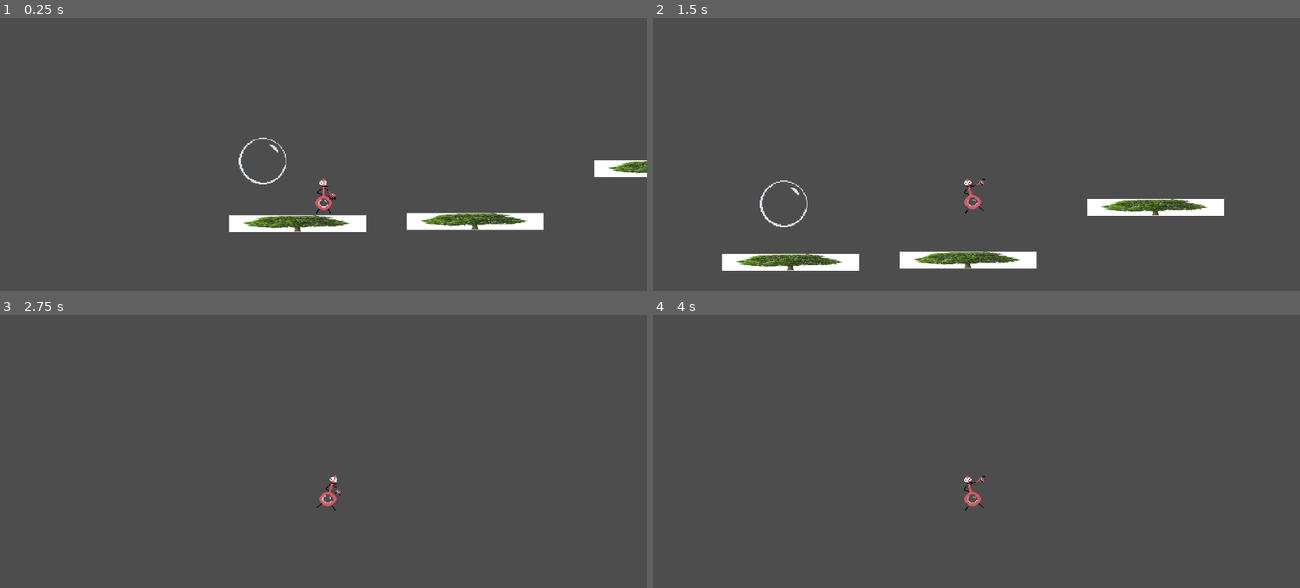
Above: before the commit, frames 1-4 (two rows, left to right).
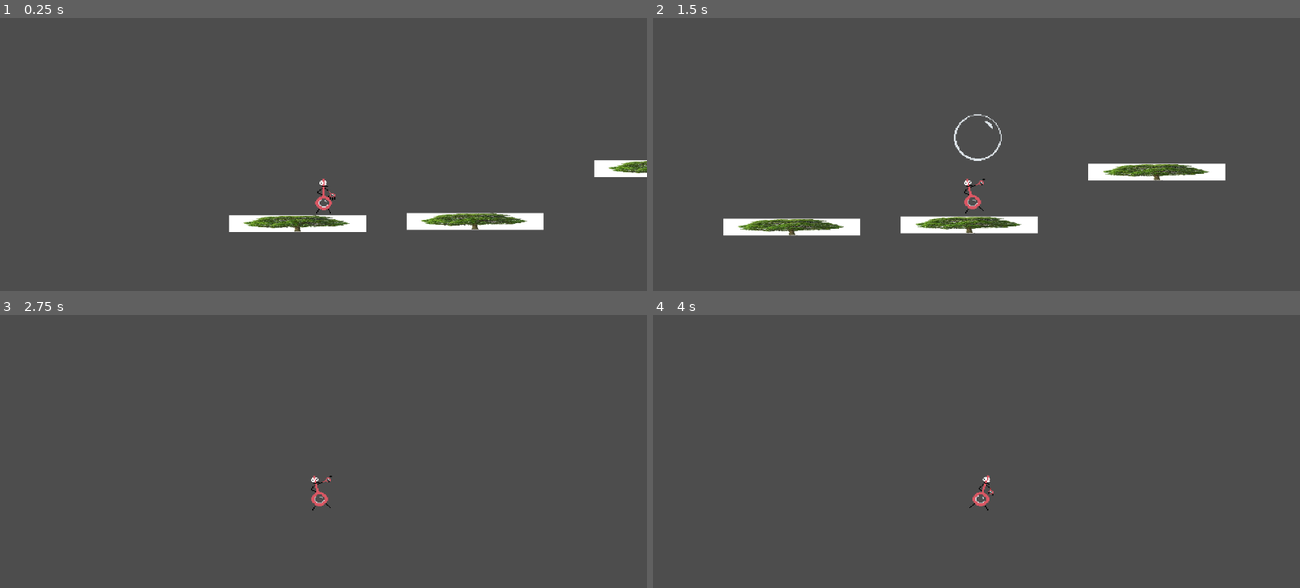
Above: after the commit, the same moments.

Repository: home-gamejam/global-gamejam-202501
Game: Godot game, scene res://main.tscn
The game is run twice, just before and just after one commit, with the same random seed, the same clock (stepped at 60 frames per second) and the same inputs.
Inputs:
- Up to frame 1 (0.25 s): no input
- Up to frame 2 (1.5 s): tap Enter (ui_accept) at 0.5, 0.77, 0.8, 1.07, 1.35 s; hold Right (ui_right) from 0.53 s (still down); tap E (bubble, bound only after the commit) at 0.6 s
- Up to frame 3 (2.75 s): tap Enter (ui_accept) at 1.52, 1.82, 2.3 s; tap E (bubble, bound only after the commit) at 1.55, 2.1 s; release Right (ui_right) at 2.03 s; hold Left (ui_left) from 2.03 s (still down)
- Up to frame 4 (4 s): release Left (ui_left) at 2.78 s; hold Right (ui_right) from 2.78 s (still down); tap E (bubble, bound only after the commit) at 2.85 s; tap Enter (ui_accept) at 3.02, 3.32, 3.6, 3.77 s

The runs differ from the first frame. In frame 1, 0.2% of the frame differs, in the area x 36-45%, y 43-61%; in frame 2, 8.2%, in the area x 10-89%, y 35-93%; in frame 3, 0.3%; in frame 4, 0.3%.

Commit message:
lala boo boo boo boo boo boo boo

Diff:
--- a/bubble/bubble boy.tscn
+++ b/bubble/bubble boy.tscn
@@ -5,24 +5,6 @@
 
 [sub_resource type="RectangleShape2D" id="RectangleShape2D_4j3m7"]
 size = Vector2(19, 31)
-
-[sub_resource type="Animation" id="Animation_hmmya"]
-resource_name = "waddle"
-length = 0.8
-loop_mode = 1
-step = 0.2
-tracks/0/type = "value"
-tracks/0/imported = false
-tracks/0/enabled = true
-tracks/0/path = NodePath("Sprite2D:frame")
-tracks/0/interp = 1
-tracks/0/loop_wrap = true
-tracks/0/keys = {
-"times": PackedFloat32Array(0, 0.2, 0.4, 0.6),
-"transitions": PackedFloat32Array(1, 1, 1, 1),
-"update": 1,
-"values": [1, 2, 3, 4]
-}
 
 [sub_resource type="Animation" id="Animation_v8eej"]
 length = 0.001
@@ -37,6 +19,23 @@
 "transitions": PackedFloat32Array(1),
 "update": 1,
 "values": [0]
+}
+
+[sub_resource type="Animation" id="Animation_q5unh"]
+resource_name = "creation"
+length = 0.1
+step = 0.2
+tracks/0/type = "value"
+tracks/0/imported = false
+tracks/0/enabled = true
+tracks/0/path = NodePath("Sprite2D:frame")
+tracks/0/interp = 1
+tracks/0/loop_wrap = true
+tracks/0/keys = {
+"times": PackedFloat32Array(0),
+"transitions": PackedFloat32Array(1),
+"update": 1,
+"values": [6]
 }
 
 [sub_resource type="Animation" id="Animation_oex4d"]
@@ -56,9 +55,10 @@
 "values": [5]
 }
 
-[sub_resource type="Animation" id="Animation_q5unh"]
-resource_name = "creation"
-length = 0.1
+[sub_resource type="Animation" id="Animation_hmmya"]
+resource_name = "waddle"
+length = 0.8
+loop_mode = 1
 step = 0.2
 tracks/0/type = "value"
 tracks/0/imported = false
@@ -67,10 +67,10 @@
 tracks/0/interp = 1
 tracks/0/loop_wrap = true
 tracks/0/keys = {
-"times": PackedFloat32Array(0),
-"transitions": PackedFloat32Array(1),
+"times": PackedFloat32Array(0, 0.2, 0.4, 0.6),
+"transitions": PackedFloat32Array(1, 1, 1, 1),
 "update": 1,
-"values": [6]
+"values": [1, 2, 3, 4]
 }
 
 [sub_resource type="AnimationLibrary" id="AnimationLibrary_prkhg"]
--- a/bubble/bubble.gd
+++ b/bubble/bubble.gd
@@ -1,5 +1,5 @@
 extends CharacterBody2D
-
+class_name Bubble
 
 # Called when the node enters the scene tree for the first time.
 func _ready() -> void:
--- a/bubble/character_body_2d.gd
+++ b/bubble/character_body_2d.gd
@@ -4,7 +4,6 @@
 const SPEED = 150.0
 const JUMP_VELOCITY = -300.0
 @onready var animations = $AnimationPlayer
-
 
 func _physics_process(delta: float) -> void:
 	# Add the gravity.
@@ -27,7 +26,3 @@
 		animations.play("RESET")
 
 	move_and_slide()
-
-
-func _on_area_2d_body_entered(body: Node2D) -> void:
-	print("enterd")
--- /dev/null
+++ b/bubble/main.gd
@@ -0,0 +1,14 @@
+extends Node2D
+
+var bubble = preload("res://bubble.tscn")
+
+# Called when the node enters the scene tree for the first time.
+func _ready() -> void:
+	pass # Replace with function body.
+
+
+# Called every frame. 'delta' is the elapsed time since the previous frame.
+func _process(delta: float) -> void:
+	if Input.is_action_just_pressed("bubble"):
+		var bubble_spawner = bubble.instantiate()
+		add_child(bubble_spawner)
--- a/bubble/main.tscn
+++ b/bubble/main.tscn
@@ -1,8 +1,8 @@
 [gd_scene load_steps=7 format=3 uid="uid://bla5rl26tytpu"]
 
+[ext_resource type="Script" path="res://main.gd" id="1_4b3uh"]
 [ext_resource type="PackedScene" uid="uid://b82tr7qqok556" path="res://bubble boy.tscn" id="1_vqxvr"]
 [ext_resource type="PackedScene" uid="uid://dpqtmlocinnwm" path="res://platform.tscn" id="2_ypeq0"]
-[ext_resource type="PackedScene" uid="uid://c4yolkw8rasio" path="res://bubble.tscn" id="3_opy8k"]
 [ext_resource type="Texture2D" uid="uid://7ohdy1fkf6r8" path="res://sprites/tilesBathroom.png" id="4_amwue"]
 
 [sub_resource type="TileSetAtlasSource" id="TileSetAtlasSource_he4ii"]
@@ -116,6 +116,7 @@
 [node name="main" type="Node2D"]
 texture_filter = 1
 position = Vector2(85, 43)
+script = ExtResource("1_4b3uh")
 
 [node name="CharacterBody2D" parent="." instance=ExtResource("1_vqxvr")]
 position = Vector2(-126, 25)
@@ -136,6 +137,3 @@
 tile_set = SubResource("TileSet_7aw4c")
 format = 2
 layer_0/name = "groundL"
-
-[node name="bubble" parent="." instance=ExtResource("3_opy8k")]
-position = Vector2(-184, 26)
--- a/bubble/project.godot
+++ b/bubble/project.godot
@@ -21,6 +21,13 @@
 
 [input]
 
+ui_accept={
+"deadzone": 0.5,
+"events": [Object(InputEventKey,"resource_local_to_scene":false,"resource_name":"","device":0,"window_id":0,"alt_pressed":false,"shift_pressed":false,"ctrl_pressed":false,"meta_pressed":false,"pressed":false,"keycode":4194309,"physical_keycode":0,"key_label":0,"unicode":0,"location":0,"echo":false,"script":null)
+, Object(InputEventKey,"resource_local_to_scene":false,"resource_name":"","device":0,"window_id":0,"alt_pressed":false,"shift_pressed":false,"ctrl_pressed":false,"meta_pressed":false,"pressed":false,"keycode":4194310,"physical_keycode":0,"key_label":0,"unicode":0,"location":0,"echo":false,"script":null)
+, Object(InputEventKey,"resource_local_to_scene":false,"resource_name":"","device":0,"window_id":0,"alt_pressed":false,"shift_pressed":false,"ctrl_pressed":false,"meta_pressed":false,"pressed":false,"keycode":32,"physical_keycode":0,"key_label":0,"unicode":32,"location":0,"echo":false,"script":null)
+, null]
+}
 ui_left={
 "deadzone": 0.5,
 "events": [Object(InputEventKey,"resource_local_to_scene":false,"resource_name":"","device":0,"window_id":0,"alt_presse …(194 unchanged characters)…
@@ -37,6 +44,11 @@
 , Object(InputEventKey,"resource_local_to_scene":false,"resource_name":"","device":-1,"window_id":0,"alt_pressed":false …(183 unchanged characters)…
 ]
 }
+bubble={
+"deadzone": 0.5,
+"events": [Object(InputEventKey,"resource_local_to_scene":false,"resource_name":"","device":-1,"window_id":0,"alt_pressed":false,"shift_pressed":false,"ctrl_pressed":false,"meta_pressed":false,"pressed":false,"keycode":0,"physical_keycode":69,"key_label":0,"unicode":101,"location":0,"echo":false,"script":null)
+]
+}
 
 [rendering]
 
